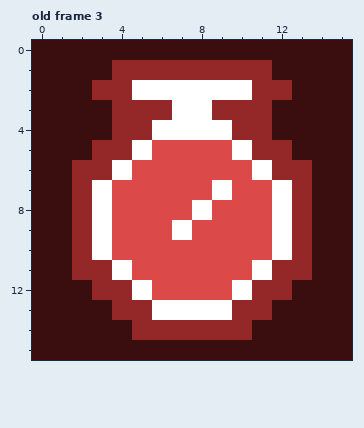
File history of a pixel-art file, Assets/Art/UI/Icons/Buff Icons/Debuff_Icons.aseprite. Above: the version before the commit.
16x16 pixels, 5 frames. Shown: old frame 3.
New version:
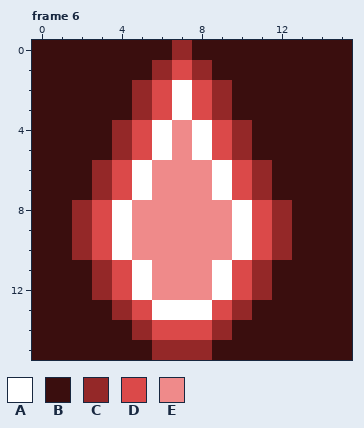
Palette (. is transparent): A #ffffff  B #3a0e0e  C #942828  D #db4949  E #ef8a8a
A new or re-ordered frame is compared with the old frame closest to it.
Change:
frames 5 -> 6
--- frame 6 is new; against old frame 3
@@ x 0..15 @@
- 0 BBBBBBBBBBBBBBBB
- 1 BBBBCCCCCCCCBBBB
- 2 BBBCCAAAAAACCBBB
- 3 BBBBCCCAACCCBBBB
- 4 BBBBCCAAAACCBBBB
- 5 BBBCCADDDDACCBBB
- 6 BBCCADDDDDDACCBB
- 7 BBCADDDDDADDACBB
- 8 BBCADDDDADDDACBB
- 9 BBCADDDADDDDACBB
-10 BBCADDDDDDDDACBB
-11 BBCCADDDDDDACCBB
-12 BBBCCADDDDACCBBB
-13 BBBBCCAAAACCBBBB
-14 BBBBBCCCCCCBBBBB
-15 BBBBBBBBBBBBBBBB
+ 0 BBBBBBBCBBBBBBBB
+ 1 BBBBBBCDCBBBBBBB
+ 2 BBBBBCDADCBBBBBB
+ 3 BBBBBCDADCBBBBBB
+ 4 BBBBCDAEADCBBBBB
+ 5 BBBBCDAEADCBBBBB
+ 6 BBBCDAEEEADCBBBB
+ 7 BBBCDAEEEADCBBBB
+ 8 BBCDAEEEEEADCBBB
+ 9 BBCDAEEEEEADCBBB
+10 BBCDAEEEEEADCBBB
+11 BBBCDAEEEADCBBBB
+12 BBBCDAEEEADCBBBB
+13 BBBBCDAAADCBBBBB
+14 BBBBBCDDDCBBBBBB
+15 BBBBBBCCCBBBBBBB
Where, in picture pixels (left, top, right, bottom), the same in both pictures:
changed: (72, 40, 312, 360)
